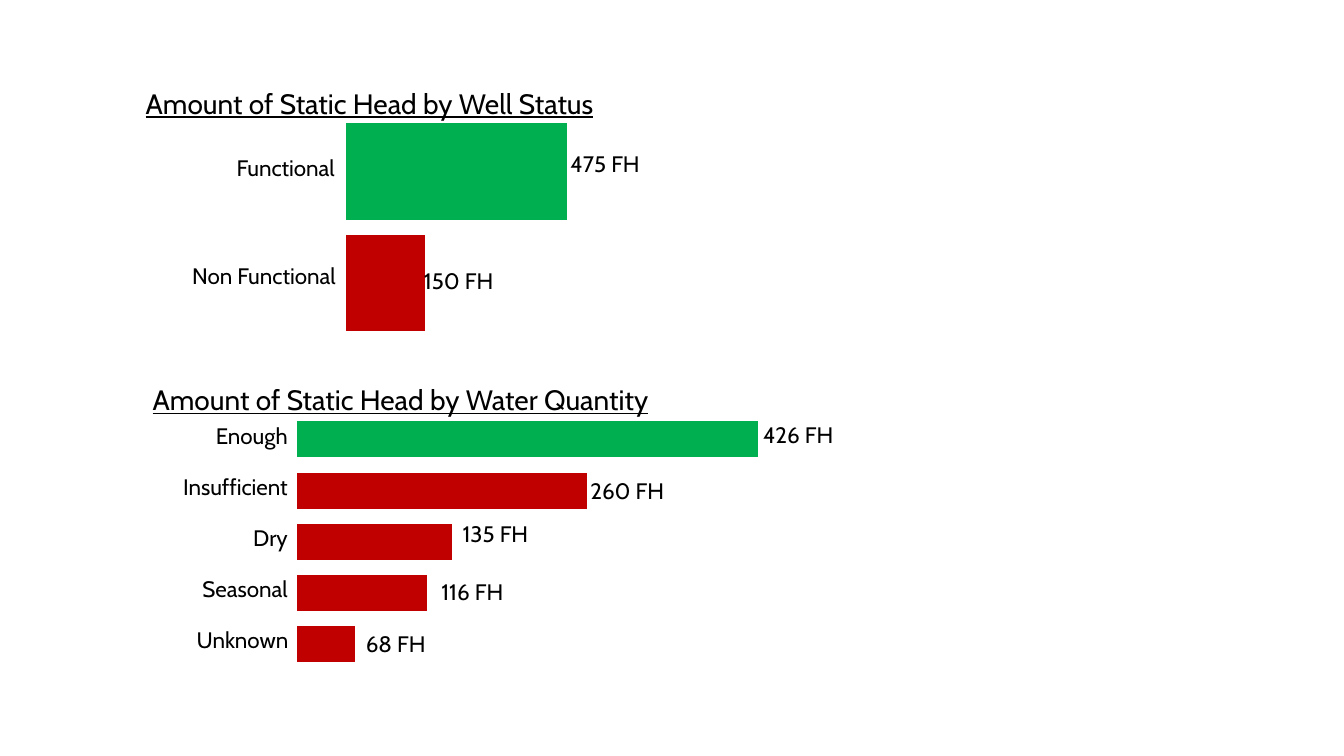
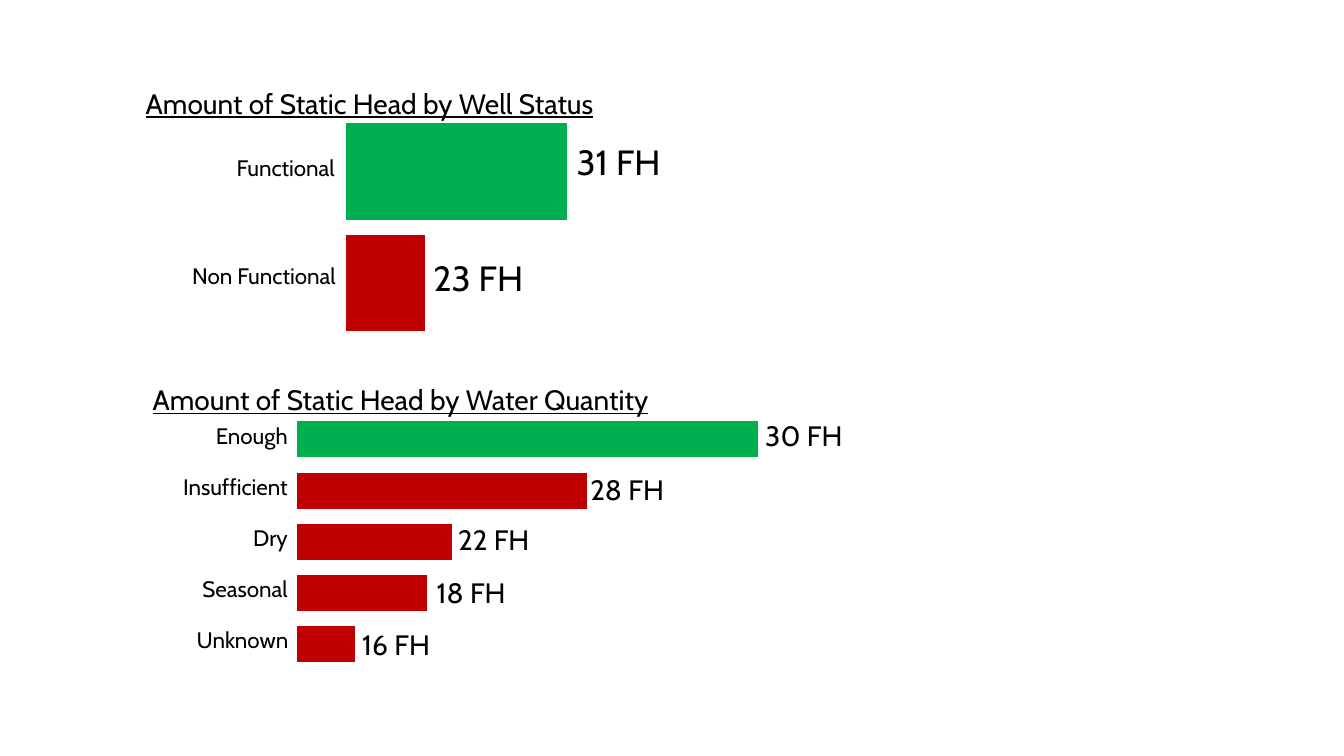
Before and after one commit to bentson1187/phase_3_project, a slide deck: slide 18 of Stakeholder Presentation.pptx. Drawn at 1344x756 pixels with LibreOffice and Linux fonts; fonts in the diff are those of the drawing. Boxes give left, top, right and bottom in pixels: in the first picture for what was removed or moved away, otherwise in the second. Text is boxed around its words. In the diff, an @@ line names an element or a change of style, - is before the commit and + after.

```diff
--- a/Stakeholder Presentation.pptx
+++ b/Stakeholder Presentation.pptx
@@ text at [577,150,660,176]: text changed; size 16 to 25 pt @@
-475 FH
+31 FH
@@ text at [433,266,523,292]: text changed; size 16 to 25 pt @@
-150 FH
+23 FH
@@ text at [765,426,843,447]: text changed; size 16 to 20 pt @@
-426 FH
+30 FH
@@ text at [590,480,664,501]: text changed; size 16 to 20 pt @@
-260 FH
+28 FH
@@ text at [458,530,530,550]: text changed; size 16 to 20 pt @@
-135 FH
+22 FH
@@ text at [437,583,506,604]: text changed; size 16 to 20 pt @@
-116 FH
+18 FH
@@ text at [362,635,430,656]: text changed; size 16 to 20 pt @@
-68 FH
+16 FH
```
Also in this commit, not shown: 2 other slides changed, 3 other files.
